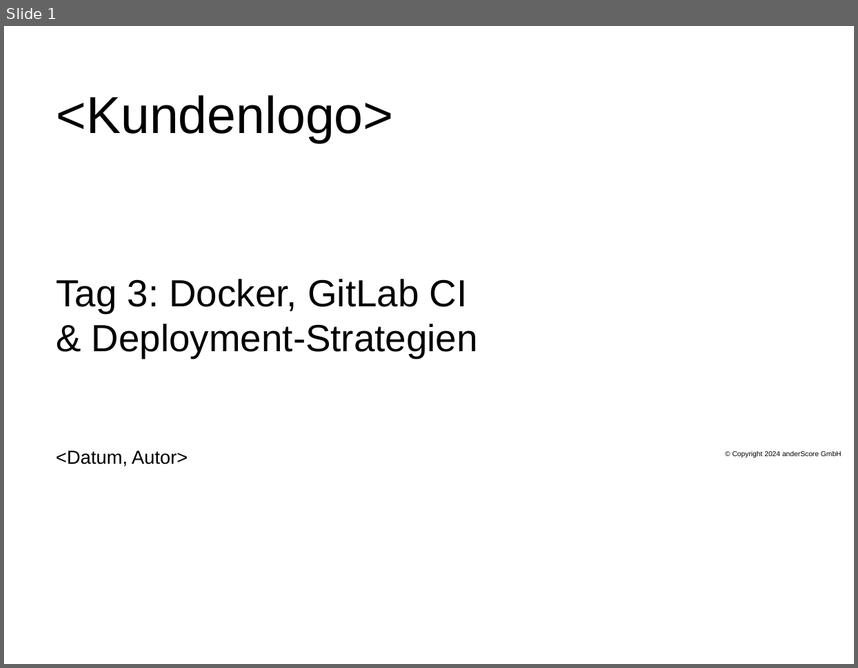
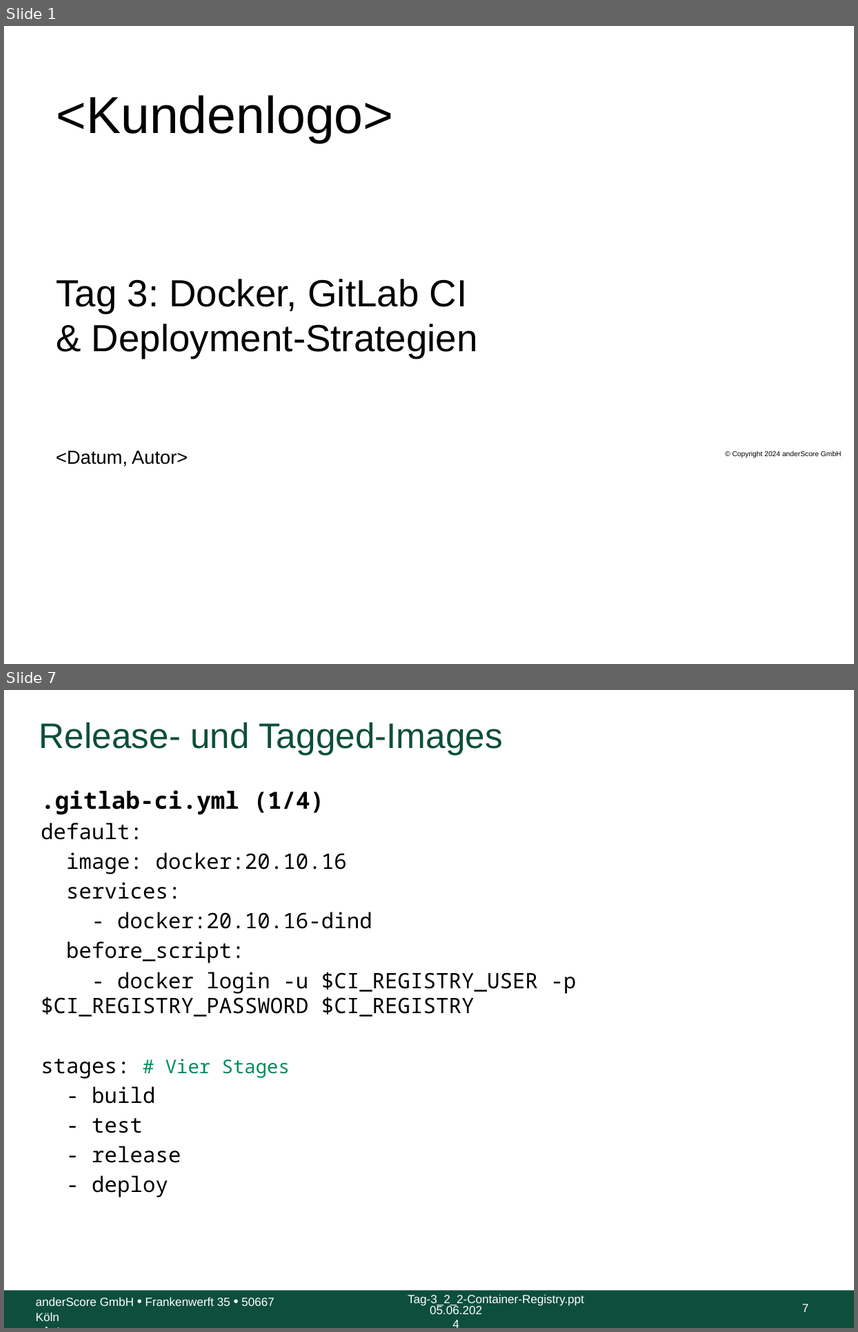
Before and after one commit to anderscore-gmbh/gitlab, a slide deck: slides/Tag-3_5-Abschluss.pptx. Shown one above the other, each under a label of ours: slide 1 before the commit, slides 1 and 7 after it; the slides between them are not shown. The pictures are 858x668 and 858x1332 pixels, drawn with LibreOffice and Linux fonts; fonts in the diff are those of the drawing; background and template pictures are left out. Boxes give left, top, right and bottom in pixels: in the first picture for what was removed or moved away, otherwise in the second. Text is boxed around its words. In the diff, an @@ line names an element or a change of style, - is before the commit and + after.

```diff
--- a/slides/Tag-3_5-Abschluss.pptx
+++ b/slides/Tag-3_5-Abschluss.pptx
@@ slide 7 added at box(4, 690, 854, 1328), background #FFFFFF @@
@@ title added at box(39, 722, 503, 755), 30 pt, text #0D4F3C @@
+Release- und Tagged-Images
@@ text added at box(41, 790, 576, 1197), 18 pt, text #000000 @@
+.gitlab-ci.yml (1/4)
+default:
+image: docker:20.10.16
+services:
+- docker:20.10.16-dind
+before_script:
+- docker login -u $CI_REGISTRY_USER -p $CI_REGISTRY_PASSWORD $CI_REGISTRY
+stages: # Vier Stages
+- build
+- test
+- release
+- deploy
@@ rectangle added at box(4, 1290, 854, 1328), fill #0D4F3C @@
@@ text added at box(36, 1297, 274, 1321), 10 pt, text #FFFFFF @@
+anderScore GmbH • Frankenwerft 35 • 50667 Köln
+<Autor>
@@ text added at box(408, 1294, 584, 1305), 10 pt, text #FFFFFF @@
+Tag-3_2_2-Container-Registry.ppt
@@ text added at box(430, 1304, 482, 1314), 10 pt, text #FFFFFF @@
+05.06.2024
@@ page number added at box(802, 1303, 809, 1312), 10 pt, text #FFFFFF @@
+7
```
Also in this commit, not shown: 3 slides changed, 5 other slides added, 1 other file.
